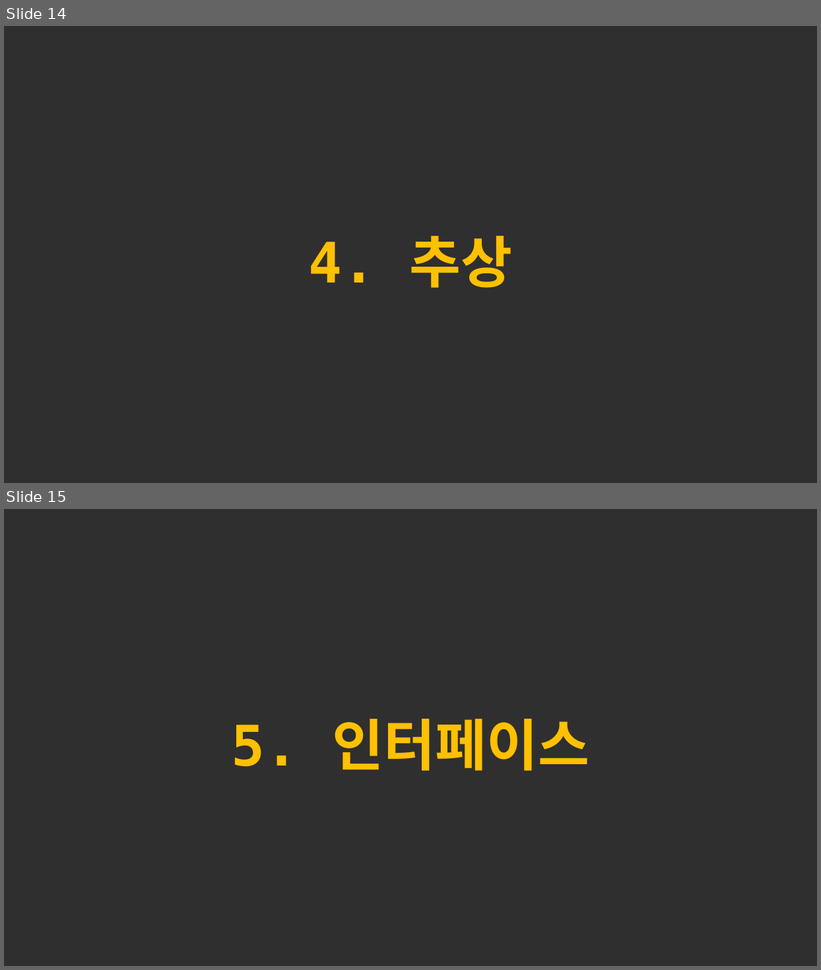
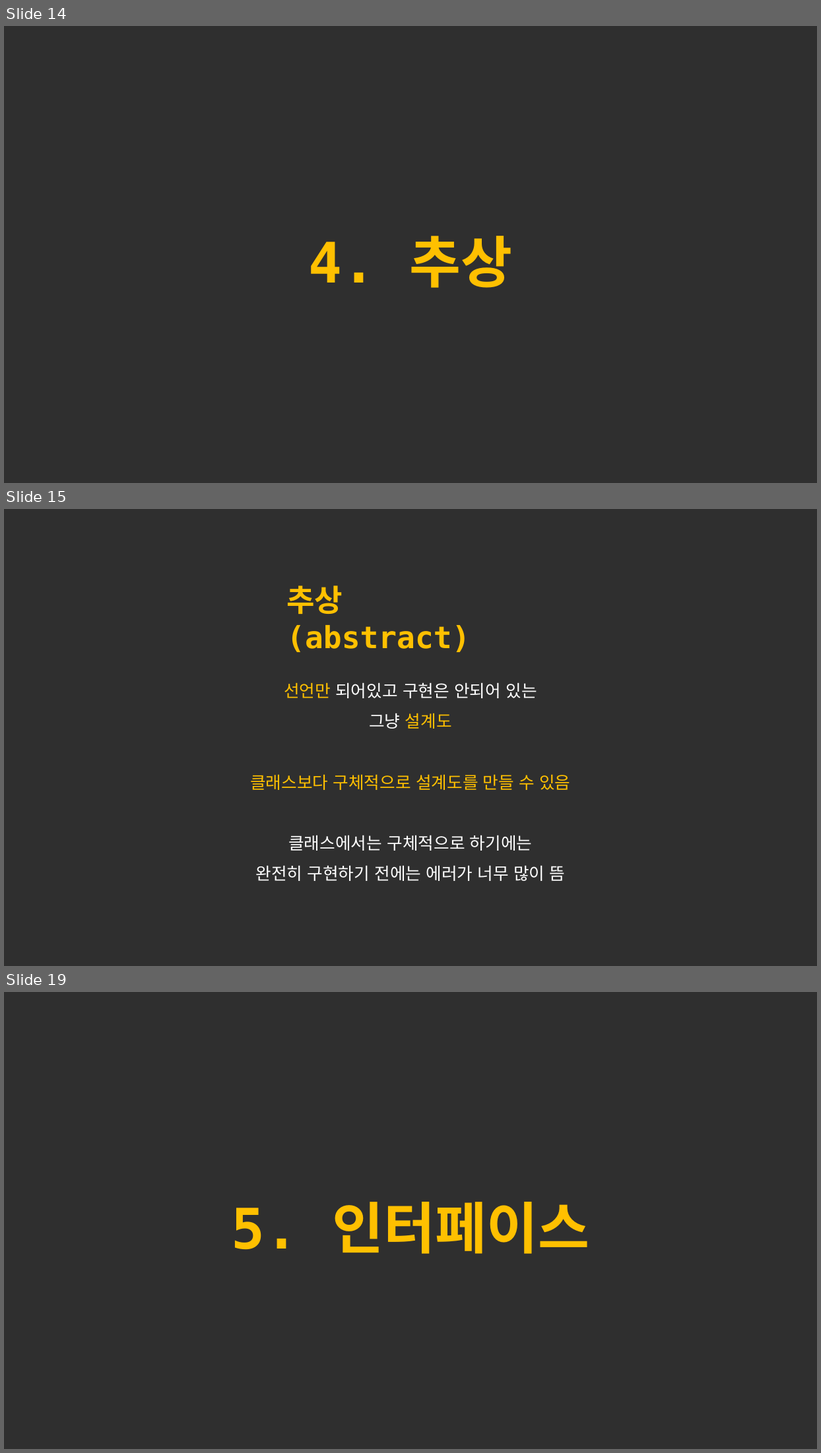
Before and after one commit to forwdevel/Full-Stack, a slide deck: 객체이론정리_2.pptx. Shown one above the other, each under a label of ours: slides 14 and 15 before the commit, slides 14, 15 and 19 after it; the slides between them are not shown. The pictures are 821x970 and 821x1453 pixels, drawn with LibreOffice and Linux fonts; fonts in the diff are those of the drawing. Boxes give left, top, right and bottom in pixels: in the first picture for what was removed or moved away, otherwise in the second. Text is boxed around its words. In the diff, an @@ line names an element or a change of style, - is before the commit and + after.

```diff
--- a/객체이론정리_2.pptx
+++ b/객체이론정리_2.pptx
@@ slide 15 added at bbox=[4, 509, 817, 966], background #2F2F2F @@
@@ text added at bbox=[286, 586, 470, 652], 36 pt, text #FFC000, bold @@
+추상 (abstract)
@@ text added at bbox=[250, 683, 570, 881], 20 pt, text #FFFFFF @@
+선언만 되어있고 구현은 안되어 있는
+그냥 설계도
+클래스보다 구체적으로 설계도를 만들 수 있음
+클래스에서는 구체적으로 하기에는
+완전히 구현하기 전에는 에러가 너무 많이 뜸
@@ what was slide 15 is now slide 19 @@
```
Also in this commit, not shown: 1 slide changed, 5 other slides added.
